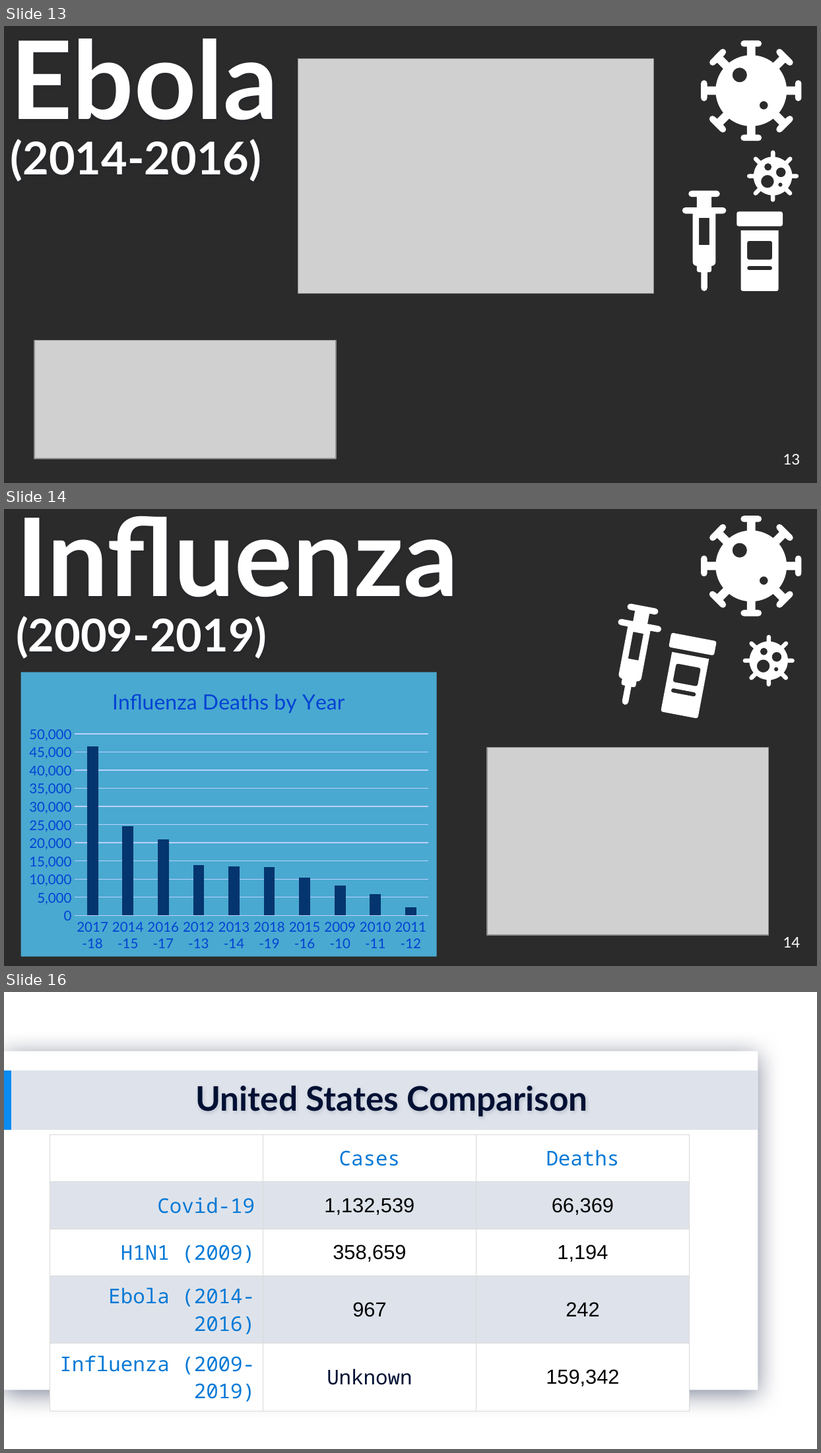
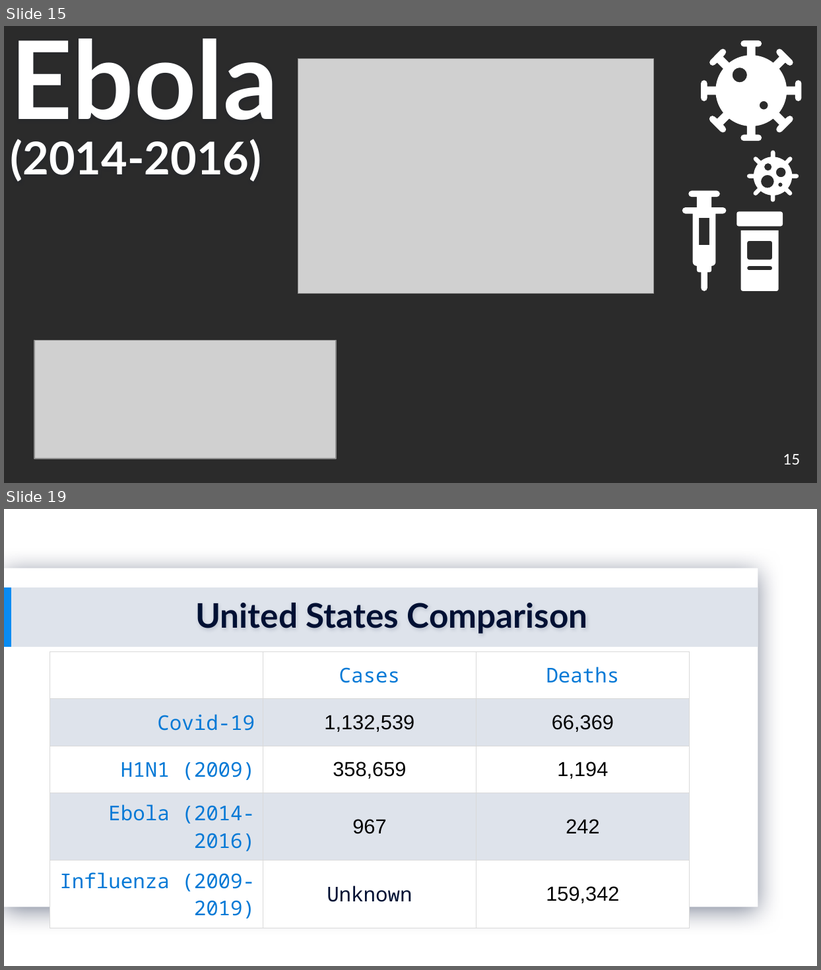
Before and after one commit to bthomas6719/Covid_Examination_Project, a slide deck: Final Project.pptx. Shown one above the other, each under a label of ours: slides 13, 14 and 16 before the commit, slides 15 and 19 after it; the slides between them are not shown. The pictures are 821x1453 and 821x970 pixels, drawn with LibreOffice and Linux fonts; fonts in the diff are those of the drawing; grey boxes stand for pictures; background and template pictures are left out; a plain dark background stands for a picture behind light text. Boxes give left, top, right and bottom in pixels: in the first picture for what was removed or moved away, otherwise in the second. Text is boxed around its words. In the diff, an @@ line names an element or a change of style, - is before the commit and + after.

```diff
--- a/Final Project.pptx
+++ b/Final Project.pptx
@@ slide 14 removed at [4,509,817,966], background picture (left out) @@
@@ title removed at [16,516,459,659] @@
-Influenza (2009-2019)
@@ freeform shape removed at [701,516,802,617] @@
@@ freeform shape removed at [603,602,665,709] @@
@@ freeform shape removed at [669,632,717,656] @@
@@ freeform shape removed at [743,635,795,687] @@
@@ freeform shape removed at [661,652,709,720] @@
@@ column chart removed at [21,673,436,957] @@
-title "Influenza Deaths by Year "
-categories: 2017-18, 2014-15, 2016-17, 2012-13, 2013-14, 2018-19, 2015-16, 2009-10, 2010-11, 2011-12
-Series 1: 47000, 25000, 21000, 14000, 13000, 13000, 10000, 8000, 6000, 2000
@@ picture removed at [487,747,769,935] @@
@@ page number removed at [783,937,801,948] @@
-14
@@ what was slide 13 is now slide 15 @@
@@ page number at [783,454,801,465]: text changed @@
-13
+15
@@ what was slide 16 is now slide 19 @@
```
Also in this commit, not shown: 5 slides changed, 4 slides added, 2 other slides removed.
